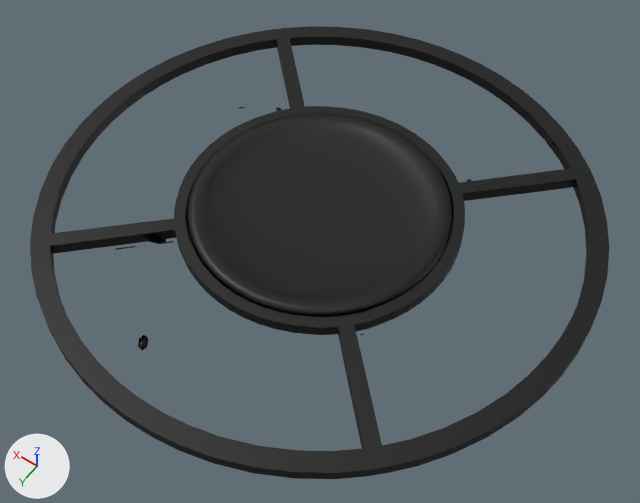
The Blender file dpad.blend, before and after one commit.
The view is the same before and after, from a 50 mm lens placed at (-1.3, 1.81, 2.55), pointed at (-0.07, 0.1, -0.14). Lighting does not change. The marker at lower left points along +X, +Y and +Z.

Before the edit, the objects in view are built like this:
```python
ob_arrows = bpy.data.objects.new('Arrows', me_circle)
ob_arrows.parent = ob_empty
ob_arrows.location = (0.0, 0.0, 0.0)
ob_arrows.rotation_euler = (0.0, 0.0, -0.785)  # degrees (0, 0, -45)
ob_arrows_001 = bpy.data.objects.new('Arrows.001', me_circle_002)
ob_arrows_001.parent = ob_empty
ob_arrows_001.location = (0.0, 0.0, 0.0)
ob_arrows_001.rotation_euler = (0.0, 0.0, -0.785)  # degrees (0, 0, -45)
ob_enter = bpy.data.objects.new('Enter', me_circle_001)
ob_enter.parent = ob_empty
ob_enter.location = (0.0, 0.0, 0.0)
ob_enter_button_offset = bpy.data.objects.new('Enter Button Offset', None)
ob_enter_button_offset.parent = ob_empty
ob_enter_button_offset.location = (0.0, 0.0, -0.12)
ob_holder = bpy.data.objects.new('Holder', me_circle_003)
ob_holder.parent = ob_holder_offset
ob_holder.location = (0.0, 0.0, 0.0)
ob_holder.rotation_euler = (0.0, 0.0, -1.571)  # degrees (0, 0, -90)
ob_holder_offset = bpy.data.objects.new('Holder Offset', None)
ob_holder_offset.parent = ob_empty
ob_holder_offset.location = (0.0, 0.0, -0.014)
```
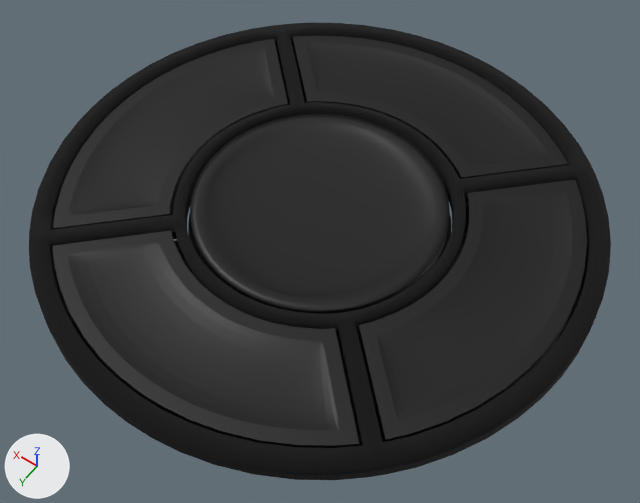
ob_enter_button_offset is not drawn itself; it is the parent of ob_enter_button.
ob_holder_offset is not drawn itself; it is the parent of ob_holder, ob_holder_offset_2.
ob_arrows_outline is not drawn itself; it is used by a modifier of ob_arrows.
ob_arrows_flat is not drawn itself; it is used by a modifier of ob_arrows.

Patch to the scene script:
```diff
--- a/dpad.blend.py
+++ b/dpad.blend.py
@@ me_circle_003 @@
 me_circle_003.from_pydata(...)  # 42 vertices, 20 faces; spans x -0.764..0.0, y 0.359..1.084, z 0.0
-me_circle_003.materials.append(mat_material_001)  # black #000000
+me_circle_003.materials.append(mat_material)  # black #000000
@@ ob_arrows @@
-ob_arrows = bpy.data.objects.new('Arrows', me_circle)
-ob_arrows.parent = ob_empty
+ob_arrows = bpy.data.objects.new('Arrows', me_circle_002)
+ob_arrows.parent = ob_arrows_empty
 ob_arrows.location = (0.0, 0.0, 0.0)
@@ ob_arrows @@
 _vg = ob_arrows.vertex_groups.new(name='Not')
-_m = ob_arrows.modifiers.new('Mirror', 'MIRROR')
-_m.use_axis = (False, True, False)
-_m.use_bisect_axis = (False, True, False)
-_m.use_clip = True
-_m.mirror_object = ob_empty
+_m = ob_arrows.modifiers.new('Boolean.001', 'BOOLEAN')
+_m.object = ob_arrows_outline
+_m.operation = 'UNION'
+_m.material_mode = 'TRANSFER'
 _m = ob_arrows.modifiers.new('Solidify', 'SOLIDIFY')
@@ ob_arrows @@
 _m = ob_arrows.modifiers.new('Solidify', 'SOLIDIFY')
 _m.shell_vertex_group = 'Not'
+_m.use_flip_normals = True
+_m = ob_arrows.modifiers.new('Boolean.003', 'BOOLEAN')
+_m.object = ob_arrows_flat
+_m.operation = 'UNION'
+_m.use_hole_tolerant = True
 _m = ob_arrows.modifiers.new('Subdivision', 'SUBSURF')
@@ ob_arrows @@
 _m = ob_arrows.modifiers.new('Array', 'ARRAY')
 _m.offset_object = ob_empty_001
-ob_arrows.hide_render = True
@@ ob_enter @@
 ob_enter = bpy.data.objects.new('Enter', me_circle_001)
-ob_enter.parent = ob_empty
+ob_enter.parent = ob_enter_empty
 ob_enter.location = (0.0, 0.0, 0.0)
@@ ob_enter @@
 _m = ob_enter.modifiers.new('Solidify', 'SOLIDIFY')
 _m.offset = 1.0
+_m = ob_enter.modifiers.new('Boolean.001', 'BOOLEAN')
+_m.object = ob_enter_flat_001
+_m.operation = 'UNION'
 _m = ob_enter.modifiers.new('Subdivision', 'SUBSURF')
@@ ob_enter_button_offset @@
 ob_enter_button_offset = bpy.data.objects.new('Enter Button Offset', None)
-ob_enter_button_offset.parent = ob_empty
+ob_enter_button_offset.parent = ob_buttons_offset
 ob_enter_button_offset.location = (0.0, 0.0, -0.12)
@@ ob_arrows_001 @@
-ob_arrows_001 = bpy.data.objects.new('Arrows.001', me_circle_002)
@@ ob_holder @@
 _m = ob_holder.modifiers.new('Solidify', 'SOLIDIFY')
-_m.thickness = 0.047
+_m.thickness = 0.077
+_m.offset = 1.0
@@ ob_holder_offset @@
 ob_holder_offset.parent = ob_empty
-ob_holder_offset.location = (0.0, 0.0, -0.014)
+ob_holder_offset.location = (0.0, 0.0, -0.0696)
@@ ob_enter_flat_001 @@
+ob_enter_flat_001 = bpy.data.objects.new('Enter Flat.001', me_circle_007)  # 353 vertices, 320 faces; spans x -0.518..0.518, y -0.518..0.518, z 0.0; in mat_material_001 (black #000000)
+ob_enter_flat_001.parent = ob_enter_bool_offset
+ob_enter_flat_001.location = (0.0, 0.0, -0.0497)
@@ ob_enter_bool_offset @@
+ob_enter_bool_offset = bpy.data.objects.new('Enter Bool Offset', None)
+ob_enter_bool_offset.parent = ob_enter_empty
+ob_enter_bool_offset.location = (0.0, 0.0, -0.0413)
@@ ob_enter_empty @@
+ob_enter_empty = bpy.data.objects.new('Enter Empty', None)
+ob_enter_empty.parent = ob_empty
+ob_enter_empty.location = (0.0, 0.0, 0.0)
+ob_enter_empty.scale = (0.985, 0.985, 1.0)
@@ ob_arrows_outline @@
+ob_arrows_outline = bpy.data.objects.new('Arrows Outline', me_circle)  # modifiers MIRROR
+ob_arrows_outline.parent = ob_arrows_empty
+ob_arrows_outline.location = (0.0, 0.0, 0.0)
+ob_arrows_outline.rotation_euler = (0.0, 0.0, -0.785)  # degrees (0, 0, -45)
@@ ob_arrows_empty @@
+ob_arrows_empty = bpy.data.objects.new('Arrows Empty', None)
+ob_arrows_empty.parent = ob_empty
+ob_arrows_empty.location = (0.0, 0.0, 0.0)
@@ ob_arrows_flat @@
+ob_arrows_flat = bpy.data.objects.new('Arrows Flat', me_circle_005)  # 82 vertices, 66 faces; spans x 0.015..0.733, y 0.378..1.037, z 0.0; in mat_material_001 (black #000000); modifiers MIRROR
+ob_arrows_flat.parent = ob_arrows_bool_offset
+ob_arrows_flat.location = (0.0, 0.0, -0.0714)
+ob_arrows_flat.rotation_euler = (0.0, 0.0, -0.785)  # degrees (0, 0, -45)
@@ ob_arrows_bool_offset @@
+ob_arrows_bool_offset = bpy.data.objects.new('Arrows Bool Offset', None)
+ob_arrows_bool_offset.parent = ob_arrows_empty
+ob_arrows_bool_offset.location = (0.0, 0.0, -0.0197)
@@ ob_buttons_offset @@
+ob_buttons_offset = bpy.data.objects.new('Buttons Offset', None)
+ob_buttons_offset.parent = ob_empty
+ob_buttons_offset.location = (0.0, 0.0, 0.0)
```

Pixel boxes [x1, y1, x2, y2] of what changed, in the pictures (640 x 503 px):
'Arrows', added, shown (black)
    after: [52, 36, 587, 448]
'Holder', recoloured, moved, modifiers changed
    before: [30, 26, 609, 479]
    after: [29, 23, 611, 480]
'Enter', moved, modifiers changed
    before: [188, 113, 452, 317]
    after: [188, 114, 451, 314]
'Arrows.001', deleted, hidden (black)
    before: [116, 87, 560, 351]
